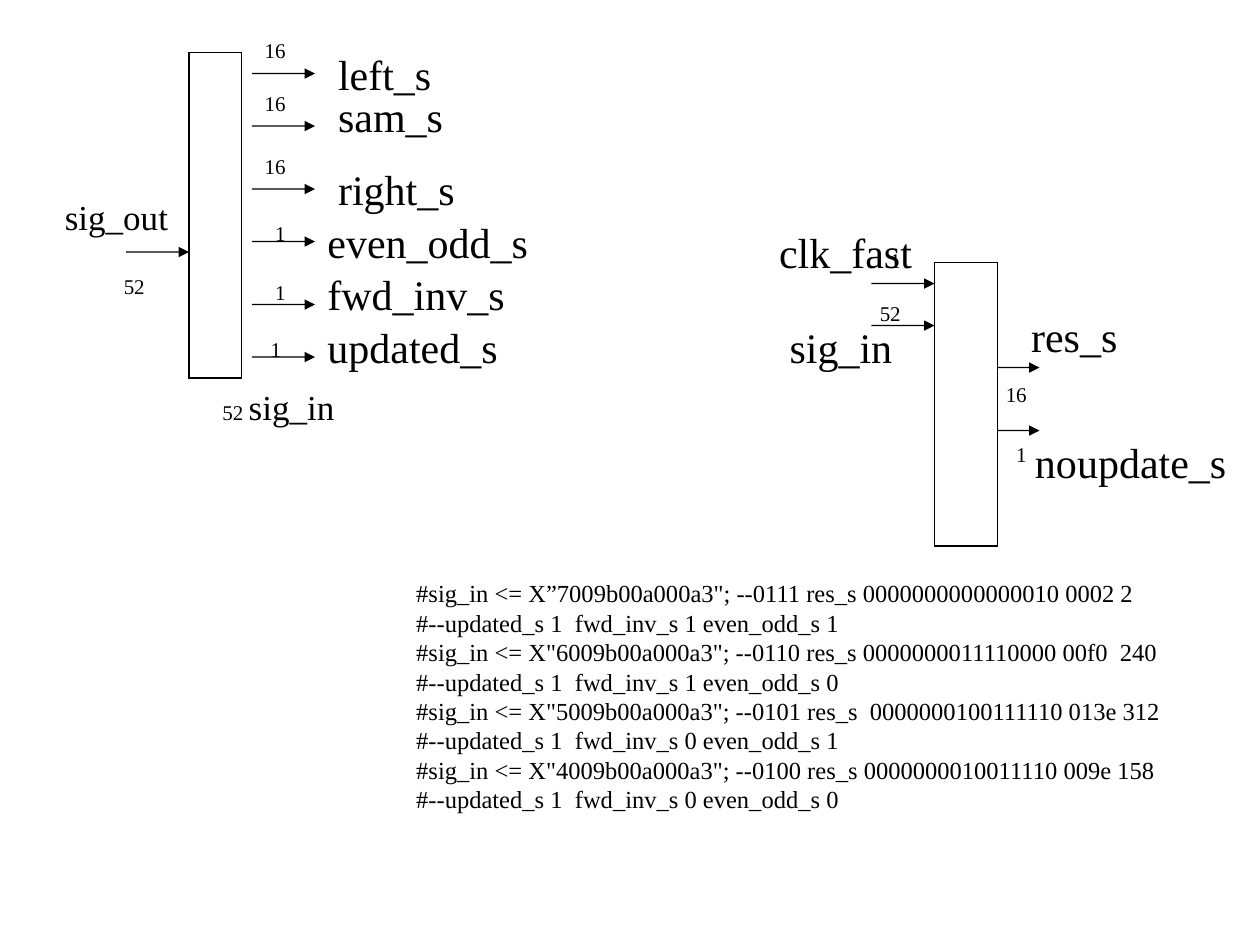
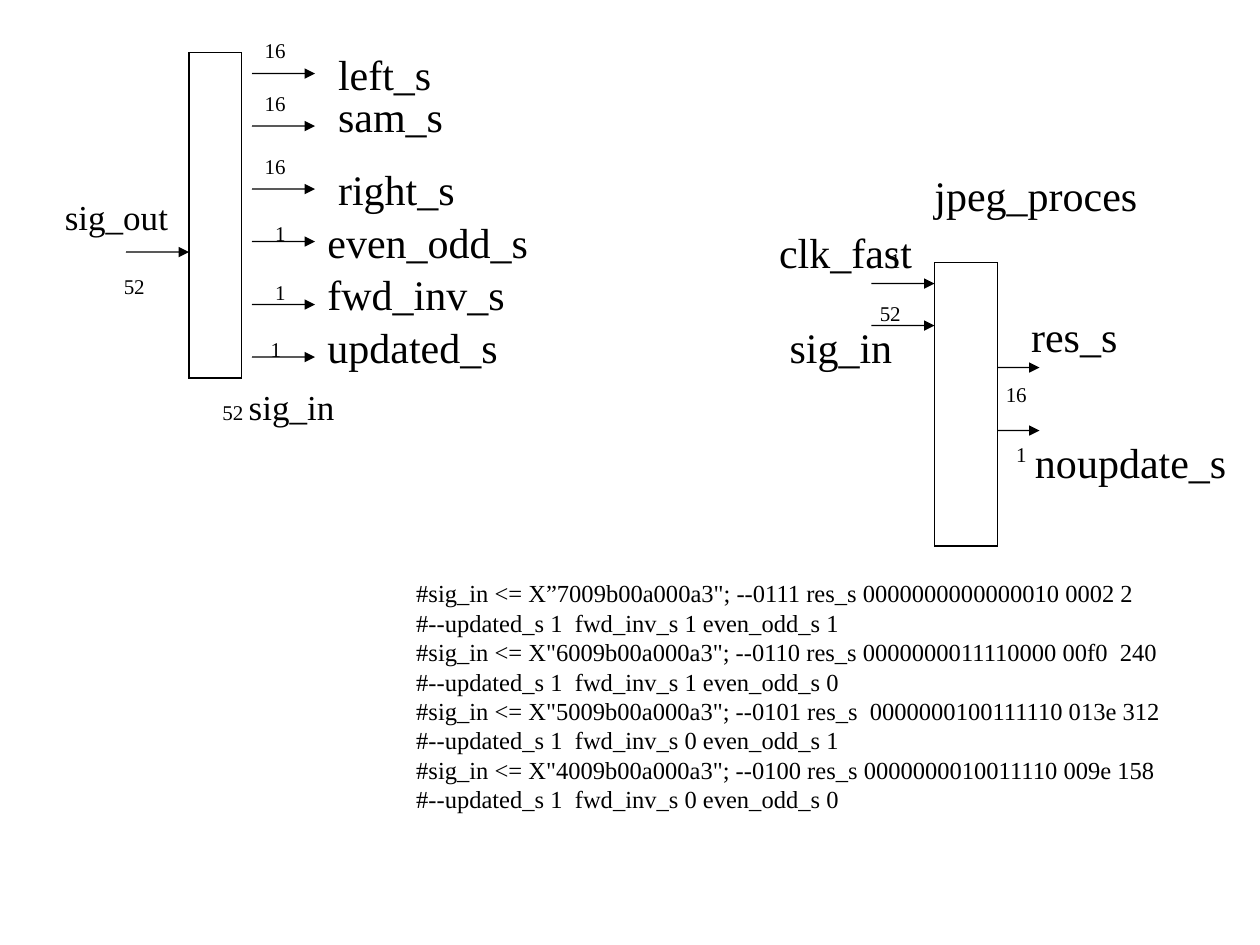
Before and after one commit to develone/jpeg-2000-test, a slide deck: slide 2 of jpeg2k/delay_mux.ppt. Drawn at 1260x945 pixels with LibreOffice and Linux fonts; fonts in the diff are those of the drawing. Boxes give left, top, right and bottom in pixels: in the first picture for what was removed or moved away, otherwise in the second. Text is boxed around its words. In the diff, an @@ line names an element or a change of style, - is before the commit and + after.

```diff
--- a/jpeg2k/delay_mux.ppt
+++ b/jpeg2k/delay_mux.ppt
@@ text added at box(934, 183, 1137, 220), 24 pt, text #000000 @@
+jpeg_proces
```
Also in this commit, not shown: 1 other slide changed, 5 other files.
